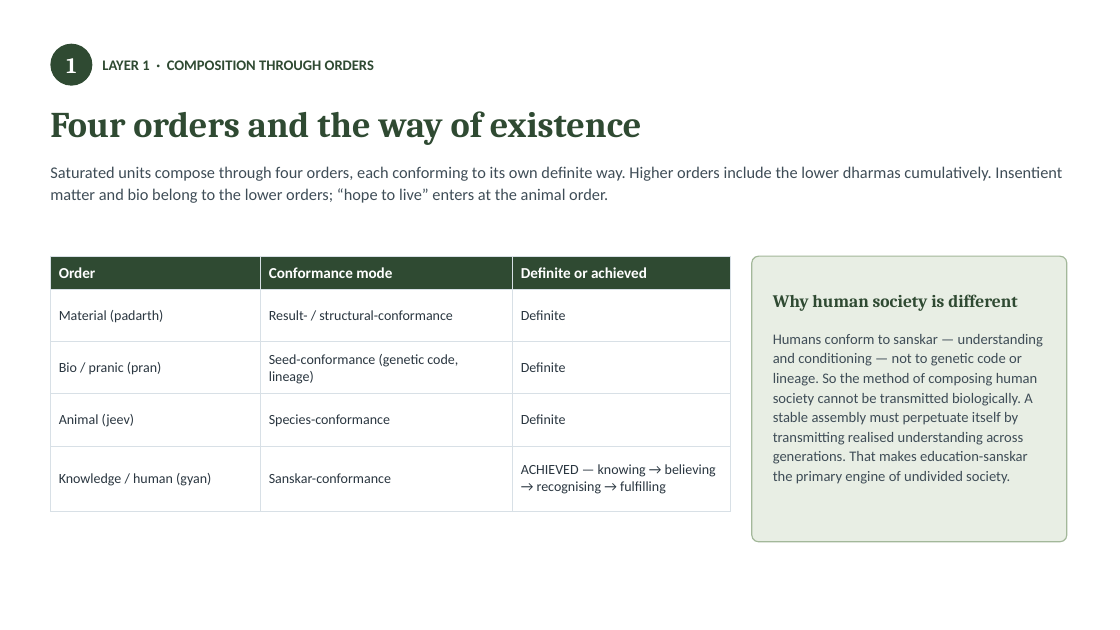
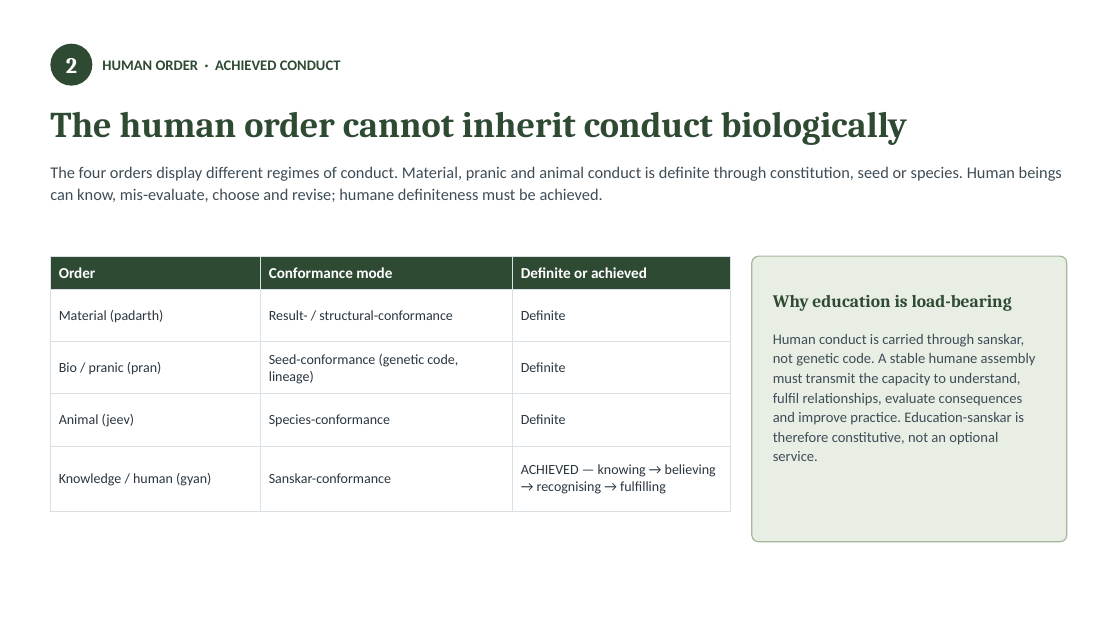
Before and after one commit to raghavamohan/AnalyticMadhyasthDarshan, a slide deck: slide 7 of Studies/How-Undivided-Society-Is-Established/How-Undivided-Society-Is-Established.pptx. Drawn at 1120x630 pixels with LibreOffice and Linux fonts; fonts in the diff are those of the drawing. Boxes give left, top, right and bottom in pixels: in the first picture for what was removed or moved away, otherwise in the second. Text is boxed around its words. In the diff, an @@ line names an element or a change of style, - is before the commit and + after.

```diff
--- a/Studies/How-Undivided-Society-Is-Established/How-Undivided-Society-Is-Established.pptx
+++ b/Studies/How-Undivided-Society-Is-Established/How-Undivided-Society-Is-Established.pptx
@@ text at [66,58,77,73]: text changed @@
-1
+2
@@ text at [102,60,341,70]: text changed @@
-LAYER 1 · COMPOSITION THROUGH ORDERS
+HUMAN ORDER · ACHIEVED CONDUCT
@@ text at [50,112,907,145]: text changed @@
-Four orders and the way of existence
+The human order cannot inherit conduct biologically
@@ text at [50,166,1062,202]: text changed @@
-Saturated units compose through four orders, each conforming to its own definite way. Higher orders include the lower dharmas cumulatively. Insentient matter and bio belong to the lower orders; “hope to live” enters at the animal order.
+The four orders display different regimes of conduct. Material, pranic and animal conduct is definite through constitution, seed or species. Human beings can know, mis-evaluate, choose and revise; humane definiteness must be achieved.
@@ text at [773,295,1012,311]: text changed @@
-Why human society is different
+Why education is load-bearing
@@ text at [773,334,1036,461]: text changed @@
-Humans conform to sanskar — understanding and conditioning — not to genetic code or lineage. So the method of composing human society cannot be transmitted biologically. A stable assembly must perpetuate itself by transmitting realised understanding across generations. That makes education-sanskar the primary engine of undivided society.
+Human conduct is carried through sanskar, not genetic code. A stable humane assembly must transmit the capacity to understand, fulfil relationships, evaluate consequences and improve practice. Education-sanskar is therefore constitutive, not an optional service.
```
Also in this commit, not shown: 20 other slides changed, 2 slides added, 2 slides removed, 7 other files.
